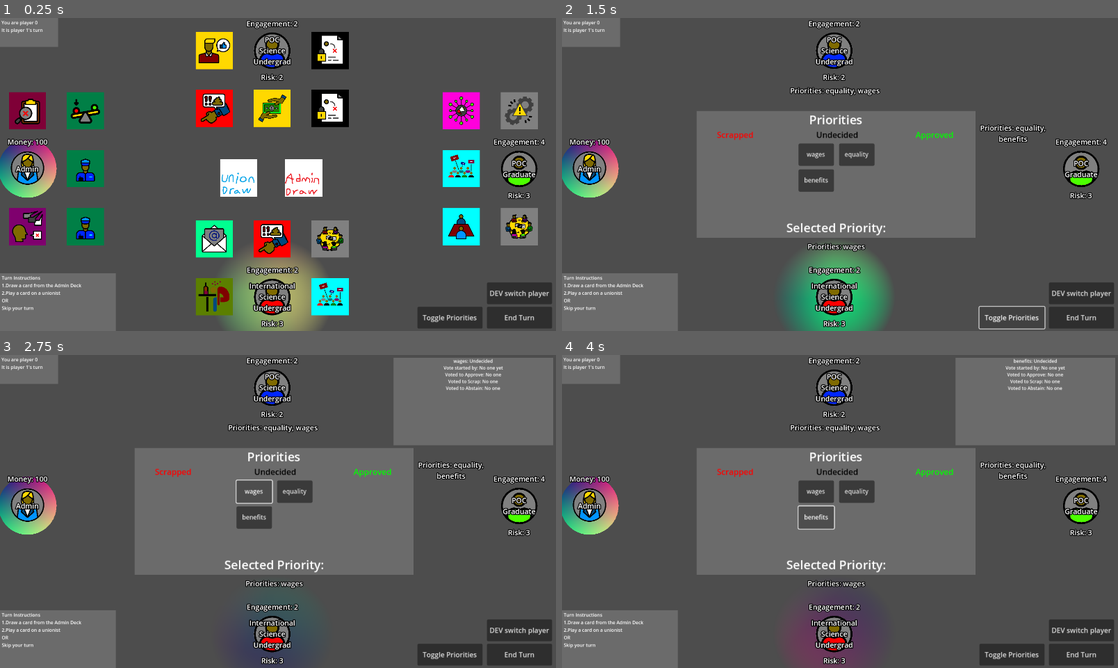
Above: before the commit, frames 1-4 (two rows, left to right).
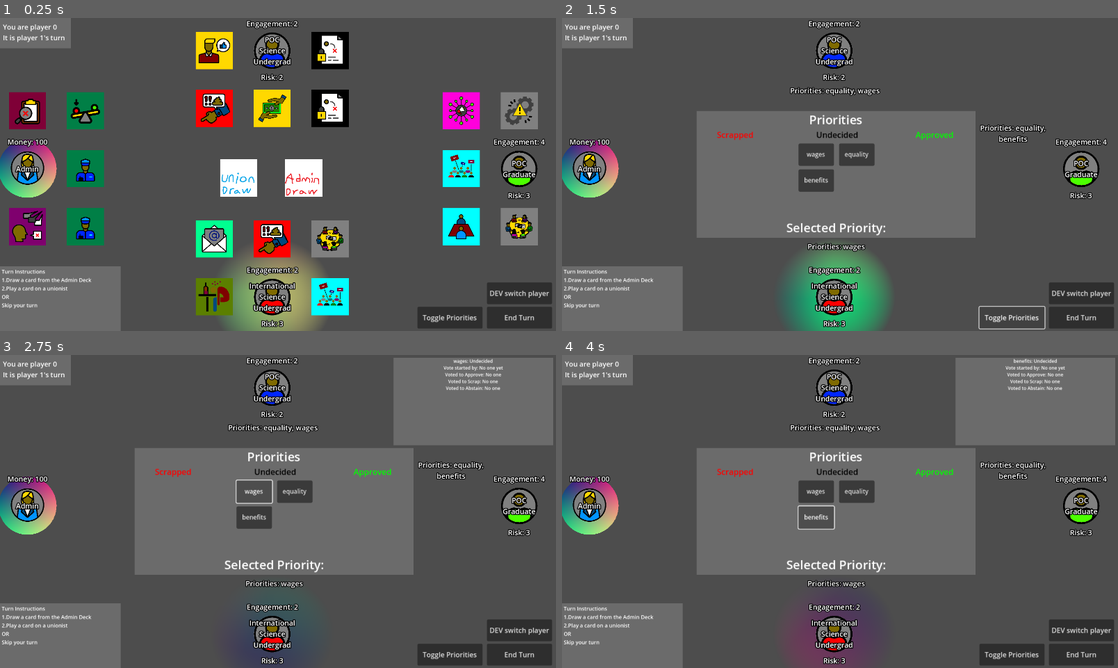
Above: after the commit, the same moments.

Repository: AX-I/Union-Battle
Game: Godot game, scene res://Scenes/strike_scene.tscn
The game is run twice, just before and just after one commit, with the same random seed, the same clock (stepped at 60 frames per second) and the same inputs. This scene is started directly instead of the project's main scene. The engine's default icon, where the game draws it, is replaced by a stand-in: a white triangle on a blue panel in a dark square.
Inputs:
- Up to frame 1 (0.25 s): no input
- Up to frame 2 (1.5 s): click "End Turn" at 0.5 s; click "Toggle Priorities" at 1.25 s
- Up to frame 3 (2.75 s): click "wages" at 2 s
- Up to frame 4 (4 s): click "equality" at 2.75 s; click "benefits" at 3.5 s

The runs differ from the first frame. In frame 1, 1.6% of the frame differs, in the area x 0-22%, y 0-100%; in frame 2, 1.6%; in frame 3, 1.6%; in frame 4, 1.6%.

Commit message:
Larger text

Diff:
--- a/union-battle/Scenes/end_scene.tscn
+++ b/union-battle/Scenes/end_scene.tscn
@@ -19,6 +19,7 @@
 offset_top = 163.0
 offset_right = 1156.0
 offset_bottom = 245.0
+theme_override_font_sizes/normal_font_size = 28
 text = "Game Over!"
 
 [node name="WhoWonLabel" type="RichTextLabel" parent="."]
@@ -27,4 +28,5 @@
 offset_top = 241.0
 offset_right = 1151.0
 offset_bottom = 655.0
+theme_override_font_sizes/normal_font_size = 24
 text = "These People Won!"
--- a/union-battle/Scenes/strike_scene.tscn
+++ b/union-battle/Scenes/strike_scene.tscn
@@ -126,13 +126,13 @@
 anchors_preset = 2
 anchor_top = 1.0
 anchor_bottom = 1.0
-offset_top = -40.0
-offset_right = 40.0
+offset_top = -223.0
+offset_right = 417.0
 grow_vertical = 0
 
 [node name="InstructionsBox" type="ColorRect" parent="CanvasLayer/BotLeft"]
-custom_minimum_size = Vector2(400, 200)
 layout_mode = 2
+size_flags_horizontal = 3
 color = Color(0.41960785, 0.41960785, 0.41960785, 1)
 
 [node name="InstructionsLabel" type="Label" parent="CanvasLayer/BotLeft/InstructionsBox"]
@@ -141,9 +141,10 @@
 anchor_top = -4.8250003
 anchor_bottom = -4.8250003
 offset_left = 6.0
-offset_top = 970.00006
-offset_right = 387.0
-offset_bottom = 1157.0
+offset_top = 1080.9751
+offset_right = 410.0
+offset_bottom = 1289.9751
+theme_override_font_sizes/font_size = 18
 text = "Turn Instructions:
 1. Draw a card from the Union Deck
 2. Play a card (on yourself or another Unionist)
@@ -153,20 +154,21 @@
 Skip your turn"
 
 [node name="TopLeft" type="HBoxContainer" parent="CanvasLayer"]
-offset_right = 40.0
-offset_bottom = 40.0
+offset_right = 245.0
+offset_bottom = 105.0
 
 [node name="TurnBox" type="ColorRect" parent="CanvasLayer/TopLeft"]
-custom_minimum_size = Vector2(200, 100)
 layout_mode = 2
+size_flags_horizontal = 3
 color = Color(0.41960785, 0.41960785, 0.41960785, 1)
 
 [node name="TurnLabel" type="Label" parent="CanvasLayer/TopLeft/TurnBox"]
 layout_mode = 0
-offset_left = 5.0
-offset_top = 4.0
-offset_right = 206.0
-offset_bottom = 101.0
+offset_left = 10.0
+offset_top = 14.0
+offset_right = 224.0
+offset_bottom = 85.0
+theme_override_font_sizes/font_size = 24
 text = "You are player 1
 It is player 1's turn"
 
@@ -743,13 +745,13 @@
 
 [node name="MeIndicator" type="Sprite2D" parent="."]
 material = SubResource("ShaderMaterial_k2kik")
-position = Vector2(33, -68)
+position = Vector2(-74.99999, -115)
 scale = Vector2(1.75, 1.75)
 texture = ExtResource("1_x2neb")
 
 [node name="TurnIndicator" type="Sprite2D" parent="."]
 material = SubResource("ShaderMaterial_erwlu")
-position = Vector2(351.375, -194.37502)
+position = Vector2(333, -208.99998)
 scale = Vector2(3.3066404, 3.1816406)
 texture = ExtResource("1_x2neb")
 
